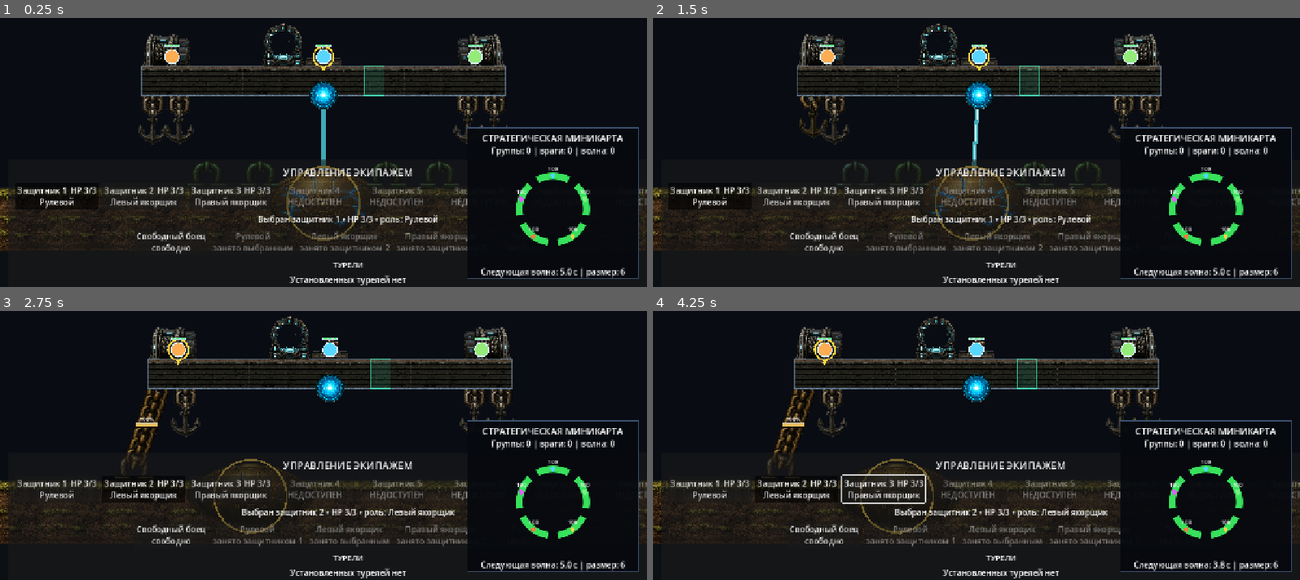
Above: before the commit, frames 1-4 (two rows, left to right).
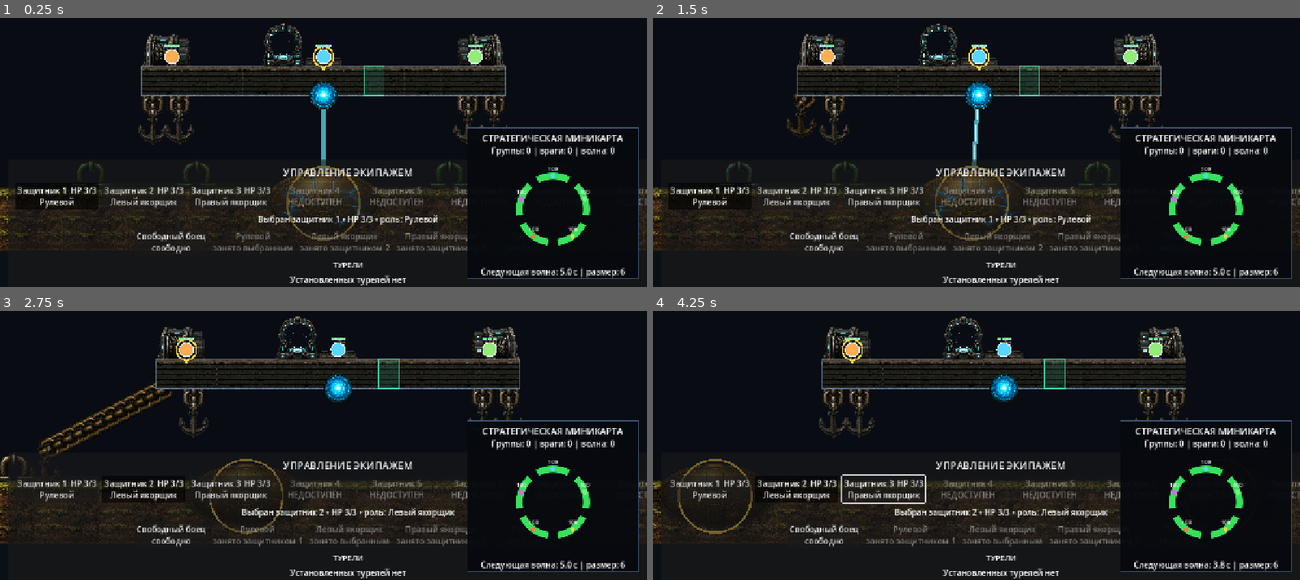
Above: after the commit, the same moments.

Repository: bageus/GloryProtect
Game: Godot game, scene res://scenes/game/game_root_with_flyers.tscn
The game is run twice, just before and just after one commit, with the same random seed, the same clock (stepped at 60 frames per second) and the same inputs.
Inputs (mouse positions are in pixels of both pictures, inside the frame that each line leads up to):
- Up to frame 1 (0.25 s): no input
- Up to frame 2 (1.5 s): click "Защитник 1 HP 3/3 Рулевой" at 0.5 s; tap Enter (ui_accept) at 1.25 s; move the mouse to (1118, 87) at 1.27 s; hold Right (ui_right) from 1.28 s (still down); tap 1 at 1.35 s; click (1118, 87) at 1.42 s
- Up to frame 3 (2.75 s): tap Enter (ui_accept) at 1.52 s; release Right (ui_right) at 2 s; drag from (194, 415) to (291, 469) at 2.02 s
- Up to frame 4 (4.25 s): move the mouse to (1041, 319) at 2.77 s; hold Right (ui_right) 2.78-3.5 s; tap 3 at 2.85 s; drag from (944, 469) to (782, 343) at 3.52 s

The runs differ from the first frame. In frame 1, 0.3% of the frame differs, in the area x 12-73%, y 53-64%; in frame 2, 0.5%; in frame 3, 6.1%; in frame 4, 7.4%, in the area x 0-100%, y 1-87%.

Commit message:
Move ground anchor clamps farther from orb core

Diff:
--- a/resources/balance/anchor_balance.tres
+++ b/resources/balance/anchor_balance.tres
@@ -11,7 +11,7 @@
 rope_length = 315.0
 overload_stretch = 42.0
 tension_epsilon = 2.0
-ground_offsets = PackedFloat32Array(-230, -125, 125, 230)
+ground_offsets = PackedFloat32Array(-460, -250, 250, 460)
 platform_outer_inset = 22.0
 platform_inner_inset = 74.0
 platform_attachment_y_factor = 0.45
